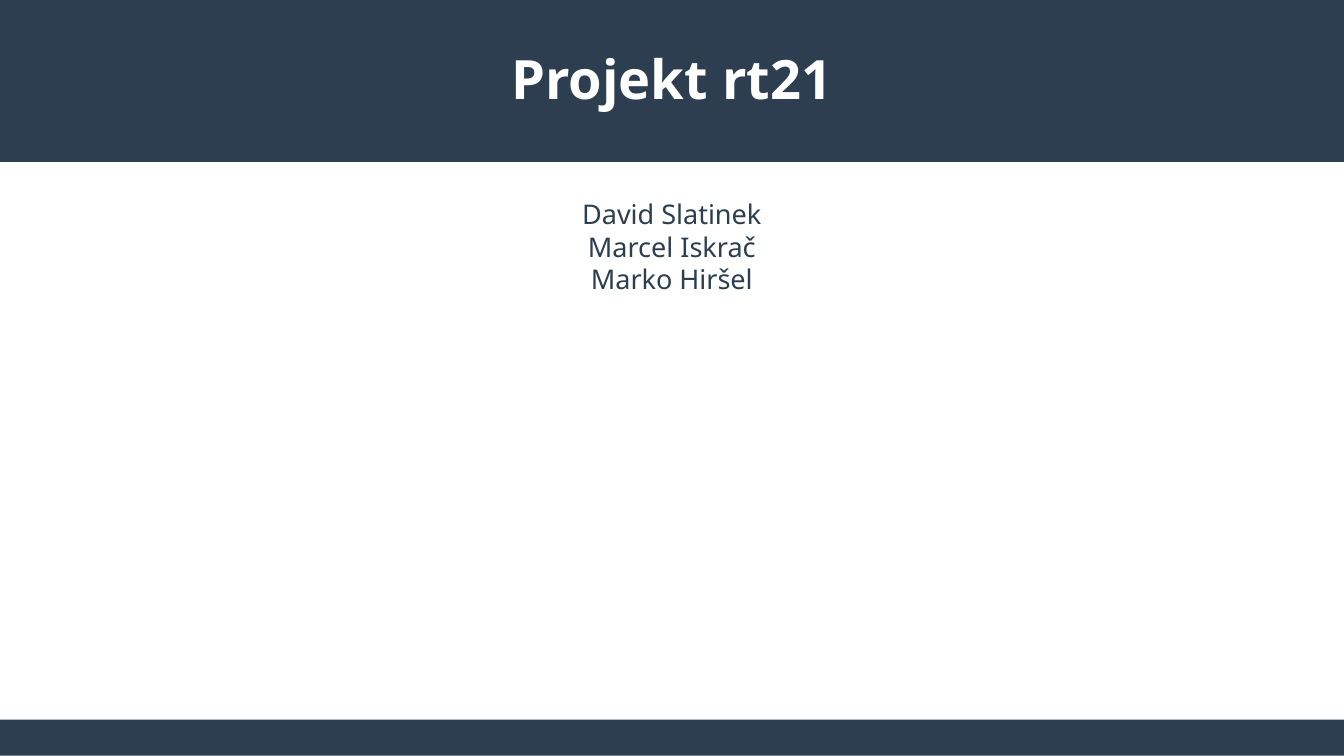
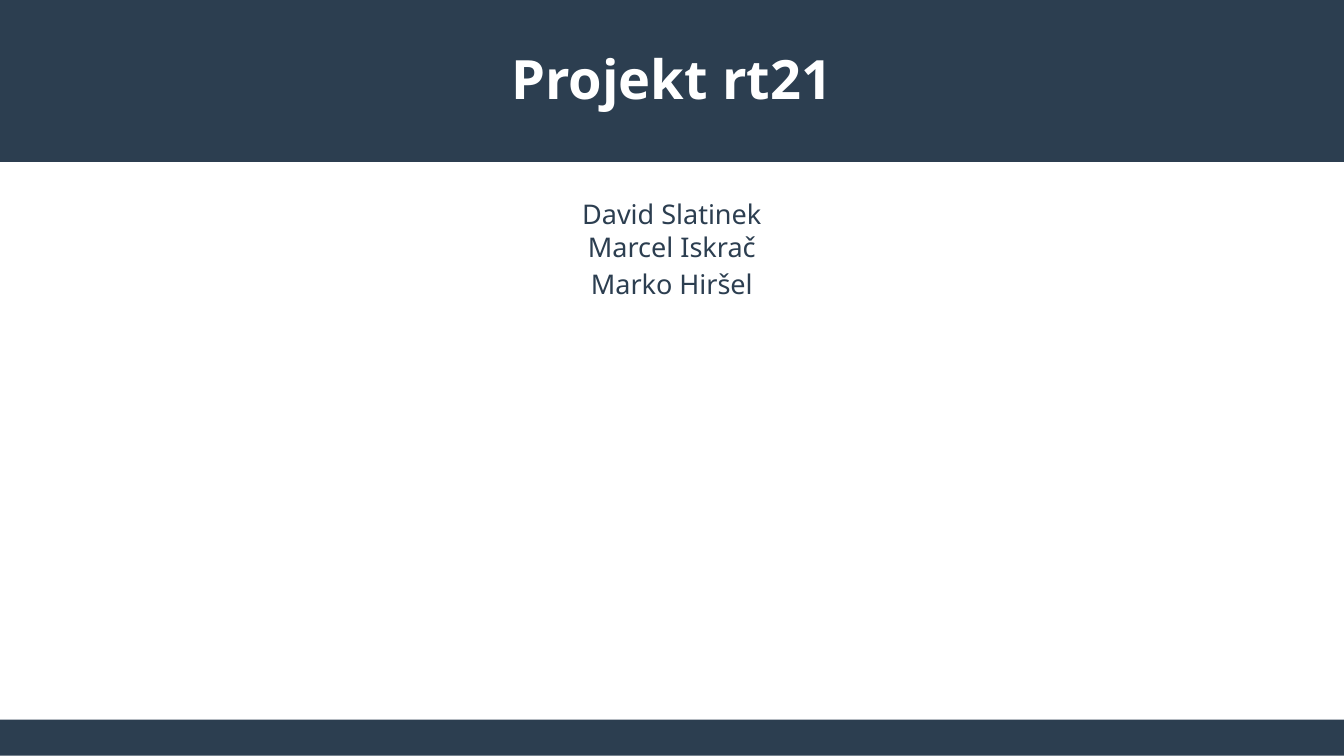
Before and after one commit to david-slatinek/rt21, a slide deck: slide 1 of documents/presentation.odp. Drawn at 1344x756 pixels with LibreOffice and Linux fonts; fonts in the diff are those of the drawing. Boxes give left, top, right and bottom in pixels: in the first picture for what was removed or moved away, otherwise in the second. Text is boxed around its words. In the diff, an @@ line names an element or a change of style, - is before the commit and + after.

Commit message:
Added project infrastructure document and presentation in pdf

```diff
--- a/documents/presentation.odp
+++ b/documents/presentation.odp
@@ text at <box>591,273,752,295</box>: more space between paragraphs @@
```
Also in this commit, not shown: 2 other files.
